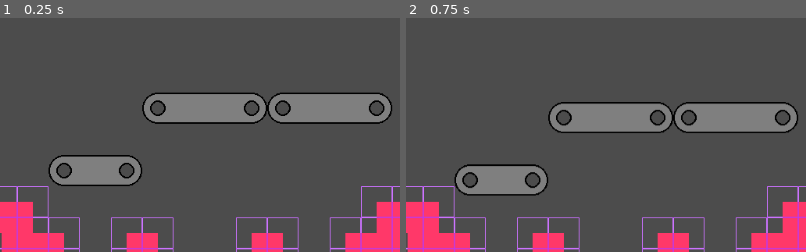
Above: before the commit, frames 1-2 (left to right).
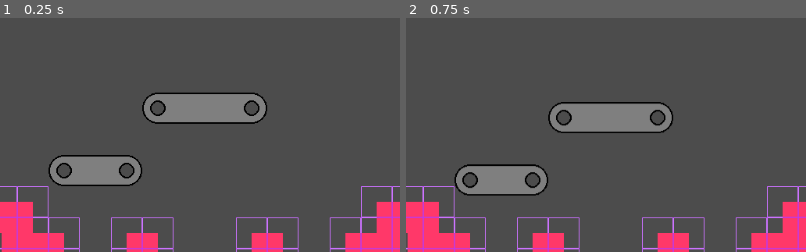
Above: after the commit, the same moments.

Repository: carsonswope/gmtk-jam
Game: Godot game, scene res://MainScene.tscn
The game is run twice, just before and just after one commit, with the same random seed, the same clock (stepped at 60 frames per second) and the same inputs.
Inputs:
- Up to frame 1 (0.25 s): no input
- Up to frame 2 (0.75 s): click ">" at 0.5 s
The pictures show only the part of the screen within x 17-67%, y 4-54%; the shares and areas given below are measured in that part.

The runs differ from the first frame. In frame 1, 3.7% of the frame differs, in the area x 66-98%, y 31-46%; in frame 2, 3.5%.

Commit message:
initial implementation of click-n-drag platforms

Diff:
--- /dev/null
+++ b/GameState.gd
@@ -0,0 +1,6 @@
+enum {
+	LEVEL_START,
+	LEVEL_RUNNING,
+	LEVEL_PAUSED,
+	DEATH,
+}
--- a/MainScene.gd
+++ b/MainScene.gd
@@ -1,16 +1,9 @@
 extends Node2D
-
-#const TilePlatform = preload("res://TilePlatform.tscn")
 
 var current_level_idx = -1
 var current_level = null
 
-enum GameState {
-	LEVEL_START = 0,
-	LEVEL_RUNNING = 1,
-	LEVEL_PAUSED = 2,
-	DEATH = 3,
-}
+const GameState = preload("res://GameState.gd")
 
 var current_game_state = GameState.LEVEL_START
 
@@ -24,10 +17,11 @@
 		remove_child(current_level)
 	current_level_idx = level_idx
 	current_level = LEVELS[current_level_idx].instance()
-	current_level.pause_mode = PAUSE_MODE_STOP
+
 	add_child(current_level)
 	current_game_state = GameState.LEVEL_START
-	get_tree().paused = true
+	current_level.set_game_state(current_game_state)
+
 
 
 
@@ -43,11 +37,11 @@
 	if current_game_state == GameState.LEVEL_START or current_game_state == GameState.LEVEL_PAUSED:
 		# clicked play button to begin the simulation!
 		current_game_state = GameState.LEVEL_RUNNING
-		get_tree().paused = false
+		current_level.set_game_state(current_game_state)
 	elif current_game_state == GameState.LEVEL_RUNNING:
 		# clicked pause button to pause the simulation
 		current_game_state = GameState.LEVEL_PAUSED
-		get_tree().paused = true
+		current_level.set_game_state(current_game_state)
 	else:
 		print('hi')
 
@@ -59,8 +53,8 @@
 
 	if current_level != null:
 		# this null check shouldn't be necessary
-		assert(current_level.get_node("NextLevel") != null)
-		if current_level.get_node("NextLevel").completed:
+		#var next_level_node = current_level.get_node("NextLevel")
+		if current_level.is_completed():
 			var next_level_idx = current_level_idx + 1
 			if next_level_idx >= LEVELS.size():
 				# but really, got to make an end-state
--- a/PlatformContainer.gd
+++ b/PlatformContainer.gd
@@ -51,6 +51,16 @@
 			rect_collision.position = rect_pos
 			$body.add_child(rect_collision)
 
-# Called every frame. 'delta' is the elapsed time since the previous frame.
-#func _process(delta):
-#	pass
+func coords_in_platform(mouse_position):
+	for c in $body.get_children():
+		var c_pos = position + $body.position + c.position
+		if c.shape is CircleShape2D:
+			var dist = sqrt((c_pos - mouse_position).dot(c_pos - mouse_position))
+			if dist <= c.shape.radius:
+				return true
+		elif c.shape is RectangleShape2D:
+			# TODO
+			# (some small edges of the platform are missed if we dont check rectangles too)
+			pass
+
+	return false
--- a/PlatformContainer.tscn
+++ b/PlatformContainer.tscn
@@ -89,7 +89,9 @@
 5/shapes = [  ]
 5/z_index = 0
 
-[node name="Node2D" type="Node2D"]
+[node name="Node2D" type="Node2D" groups=[
+"PlatformContainers",
+]]
 script = ExtResource( 1 )
 
 [node name="tiles" type="TileMap" parent="."]
--- a/autoloads/GameState.gd
+++ /dev/null
@@ -1,14 +0,0 @@
-extends Node
-
-#enum GameState {
-#	LEVEL_START = 0,
-#	LEVEL_RUNNING = 1,
-#	LEVEL_PAUSED = 2,
-#	DEATH = 3,
-#}
-
-#var states = ["level_start","level_running","level_paused","death"]
-#var current_state
-
-#func _ready():
-#	current_state = "level_start"
--- a/autoloads/GameState.tscn
+++ b/autoloads/GameState.tscn
@@ -1,6 +1,6 @@
 [gd_scene load_steps=2 format=2]
 
-[ext_resource path="res://autoloads/GameState.gd" type="Script" id=1]
+[ext_resource path="res://GameState.gd" type="Script" id=1]
 
 [node name="Node" type="Node"]
 script = ExtResource( 1 )
--- a/levels/LevelContainer.tscn
+++ /dev/null
@@ -1,18 +0,0 @@
-[gd_scene load_steps=2 format=2]
-
-[sub_resource type="GDScript" id=1]
-script/source = "extends Node2D
-
-
-# Called when the node enters the scene tree for the first time.
-func _ready():
-	pass # Replace with function body.
-
-
-# Called every frame. 'delta' is the elapsed time since the previous frame.
-#func _process(delta):
-#	pass
-"
-
-[node name="Node2D" type="Node2D"]
-script = SubResource( 1 )
--- a/levels/level.gd
+++ b/levels/level.gd
@@ -1,17 +1,59 @@
 extends Node2D
 
+const GameState = preload("res://GameState.gd")
 
-# Declare member variables here. Examples:
-# var a = 2
-# var b = "text"
+var current_game_state
 
+var moving_platform
+var moving_platform_start_pos
+var moving_platform_start_mouse_pos
 
 # Called when the node enters the scene tree for the first time.
 func _ready():
-	print('hi')
-	pass # Replace with function body.
+	pause_mode = PAUSE_MODE_PROCESS
 
+func is_completed():
+	return $layout/NextLevel.completed
+
+func set_game_state(s):
+	current_game_state = s
+	if s == GameState.LEVEL_START:
+		$layout.get_tree().paused = true
+	elif s == GameState.LEVEL_PAUSED:
+		$layout.get_tree().paused = true
+	elif s == GameState.LEVEL_RUNNING:
+		$layout.get_tree().paused = false
+
+func _input(e):
+	# mouse click!
+	if e is InputEventMouseButton and e.button_index == BUTTON_LEFT and e.is_pressed():
+
+		# if in game start mode, check to see if the click was on a container
+		if current_game_state == GameState.LEVEL_START:
+			# if not currently moving a platform, check to see if the click is on a platform
+			if moving_platform == null:
+				var platforms = get_tree().get_nodes_in_group("PlatformContainers")
+				var mouse_position = get_viewport().get_mouse_position()
+				moving_platform = null
+				moving_platform_start_pos = null
+				moving_platform_start_mouse_pos = null
+				for p in platforms:
+					if p.coords_in_platform(mouse_position):
+						moving_platform = p
+						moving_platform_start_pos = p.position
+						moving_platform_start_mouse_pos = mouse_position
+						return
+			# currently moving a platform - snap platform to intented position
+			else:
+				var new_platform_position = moving_platform_start_pos + (get_viewport().get_mouse_position() - moving_platform_start_mouse_pos)
+				moving_platform.position = new_platform_position
+				moving_platform = null
+				moving_platform_start_pos = null
+				moving_platform_start_mouse_pos = null
 
 # Called every frame. 'delta' is the elapsed time since the previous frame.
-#func _process(delta):
-#	pass
+func _process(delta):
+	if current_game_state == GameState.LEVEL_START:
+		if moving_platform:
+			var mouse_pos = get_viewport().get_mouse_position()
+			moving_platform.position = moving_platform_start_pos + (mouse_pos - moving_platform_start_mouse_pos)
--- a/levels/level_1.tscn
+++ b/levels/level_1.tscn
@@ -7,36 +7,34 @@
 [ext_resource path="res://PlatformContainer.tscn" type="PackedScene" id=5]
 
 [node name="level_1" type="Node2D"]
+pause_mode = 2
 z_index = -1
 script = ExtResource( 2 )
 
-[node name="Player" parent="." instance=ExtResource( 1 )]
+[node name="layout" type="Node2D" parent="."]
+pause_mode = 1
+
+[node name="Player" parent="layout" instance=ExtResource( 1 )]
 position = Vector2( 64.9501, 191.815 )
 
-[node name="NextLevel" parent="." instance=ExtResource( 3 )]
+[node name="NextLevel" parent="layout" instance=ExtResource( 3 )]
 position = Vector2( 744.097, 191.815 )
 
-[node name="Platform 1" parent="." instance=ExtResource( 5 )]
+[node name="Platform 1" parent="layout" instance=ExtResource( 5 )]
 
-[node name="tiles" parent="Platform 1" index="0"]
+[node name="tiles" parent="layout/Platform 1" index="0"]
 tile_data = PoolIntArray( 327686, 0, 0, 327687, 4, 0, 327688, 2, 0 )
 
-[node name="Platform 2" parent="." instance=ExtResource( 5 )]
+[node name="Platform 2" parent="layout" instance=ExtResource( 5 )]
 
-[node name="tiles" parent="Platform 2" index="0"]
+[node name="tiles" parent="layout/Platform 2" index="0"]
 tile_data = PoolIntArray( 196617, 0, 0, 196618, 4, 0, 196619, 4, 0, 196620, 2, 0 )
 
-[node name="Platform 3" parent="." instance=ExtResource( 5 )]
+[node name="Terrain" parent="layout" instance=ExtResource( 4 )]
 
-[node name="tiles" parent="Platform 3" index="0"]
-tile_data = PoolIntArray( 196621, 0, 0, 196622, 4, 0, 196623, 4, 0, 196624, 2, 0 )
-
-[node name="Terrain" parent="." instance=ExtResource( 4 )]
-
-[node name="Terrain" parent="Terrain" index="0"]
+[node name="Terrain" parent="layout/Terrain" index="0"]
 tile_data = PoolIntArray( -262140, 0, 0, -262139, 0, 0, -1, 0, 196609, -65536, 0, 0, 65535, 0, 1, 0, 0, 131075, 131071, …(845 unchanged characters)…
 
-[editable path="Platform 1"]
-[editable path="Platform 2"]
-[editable path="Platform 3"]
-[editable path="Terrain"]
+[editable path="layout/Platform 1"]
+[editable path="layout/Platform 2"]
+[editable path="layout/Terrain"]
--- a/project.godot
+++ b/project.godot
@@ -17,7 +17,6 @@
 [autoload]
 
 MusicController="*res://autoloads/MusicController.tscn"
-GameState="*res://autoloads/GameState.tscn"
 
 [input]
 
Not shown: 2 places in Player.tscn that only renumber resources
